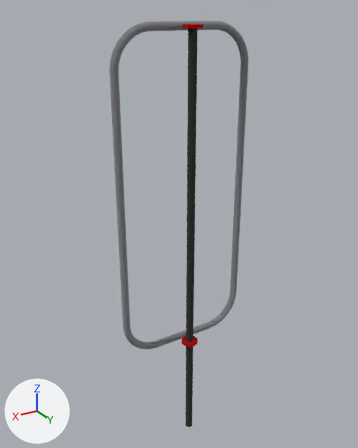
The glTF model cad/renders/spine-connector-positions.glb: old version first, new version second.
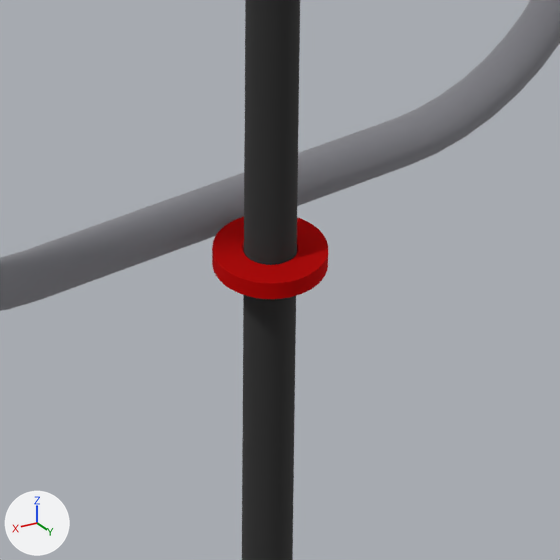
The first picture shows the older version from a 50 mm lens placed at (1032.0, 1624.0, 1934.0), pointed at (6.0, -87.0, 1079.0). The close-ups show the older and then the newer version on the part from 43% to 64% of the width and 68% to 85% of the height of that picture. Only the edits that show in the close-ups are written down. The axes (+X, +Y, +Z) are drawn at lower left. The lights are the same throughout. Where no turn or scale is listed for an object, it has been applied to the vertices.

The scene before the commit, as lines of its bpy script (objects in view):
```python
me_marker_bottom_connector = bpy.data.meshes.new('marker_bottom_connector')
me_marker_bottom_connector.from_pydata(...)  # 168 vertices, 336 faces; spans x -36.8..36.8, y -36.7..36.7, z 508.0..520.0
me_marker_bottom_connector.materials.append(mat_mat_2)  # red #d91919
me_spine_tube = bpy.data.meshes.new('spine_tube')
me_spine_tube.from_pydata(...)  # 168 vertices, 336 faces; spans x -17.0..17.0, y -17.0..17.0, z 0.0..1884.0
me_spine_tube.materials.append(mat_mat_0)  # dark grey #595959
me_track_loop = bpy.data.meshes.new('track_loop')
me_track_loop.from_pydata(...)  # 2060 vertices, 4120 faces; spans x -306.0..306.0, y -76.0..-44.0, z 498.0..1900.0
me_track_loop.materials.append(mat_mat_1)  # grey #b3b3b8
ob_marker_bottom_connector = bpy.data.objects.new('marker_bottom_connector', me_marker_bottom_connector)
ob_marker_bottom_connector.location = (0.0, 0.0, 0.0)
ob_spine_tube = bpy.data.objects.new('spine_tube', me_spine_tube)
ob_spine_tube.location = (0.0, 0.0, 0.0)
ob_track_loop = bpy.data.objects.new('track_loop', me_track_loop)
ob_track_loop.location = (0.0, 0.0, 0.0)
```
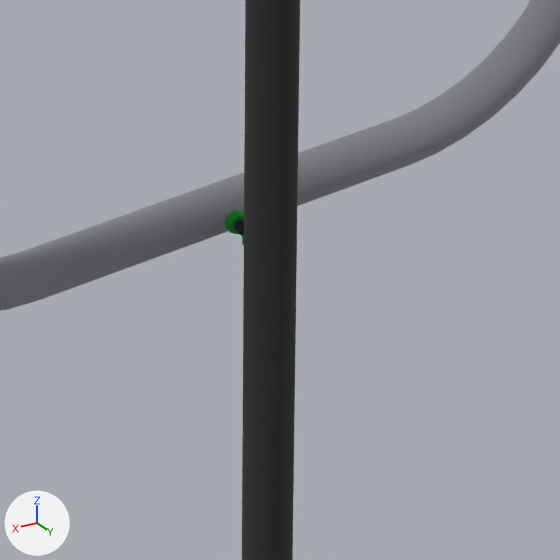
Changed parts and their boxes (x1, y1, x2, y2) in the close-ups (560 x 560 px):
'marker_bottom_connector', deleted (red): before (212, 217, 328, 299)
'lock_nut_connector_bottom', added: after (225, 210, 244, 234)
'm8_rod_connector_bottom', added (mostly hidden): after (234, 219, 244, 236)

Patch to the scene script:
```diff
--- a/cad/renders/spine-connector-positions.glb.py
+++ b/cad/renders/spine-connector-positions.glb.py
@@ mat_mat_4 @@
+mat_mat_4 = principled_material('mat_4')
+mat_mat_4.base_color = (0.0331, 0.448, 0.0732)  # green #33b34c
+mat_mat_4.metallic = 1.0
+mat_mat_4.roughness = 1.0
@@ mat_mat_3 @@
+mat_mat_3 = principled_material('mat_3')
+mat_mat_3.base_color = (0.0732, 0.0732, 0.0732)  # dark grey #4c4c4c
+mat_mat_3.metallic = 1.0
+mat_mat_3.roughness = 1.0
@@ me_lock_nut_connector_bottom @@
+me_lock_nut_connector_bottom.from_pydata(...)  # 96 vertices, 192 faces; spans x -6.5..6.5, y -44.0..-37.5, z 506.5..521.5
+me_lock_nut_connector_bottom.materials.append(mat_mat_4)  # green #33b34c
@@ me_m8_rod_connector_bottom @@
+me_m8_rod_connector_bottom.from_pydata(...)  # 84 vertices, 164 faces; spans x -4.0..4.0, y -54.6..6.0, z 510.0..518.0
+me_m8_rod_connector_bottom.materials.append(mat_mat_3)  # dark grey #4c4c4c
@@ ob_marker_bottom_connector @@
-ob_marker_bottom_connector = bpy.data.objects.new('marker_bottom_connector', me_marker_bottom_connector)
-ob_marker_bottom_connector.location = (0.0, 0.0, 0.0)
@@ ob_lock_nut_connector_bottom @@
+ob_lock_nut_connector_bottom = bpy.data.objects.new('lock_nut_connector_bottom', me_lock_nut_connector_bottom)
+ob_lock_nut_connector_bottom.location = (0.0, 0.0, 0.0)
@@ ob_m8_rod_connector_bottom @@
+ob_m8_rod_connector_bottom = bpy.data.objects.new('m8_rod_connector_bottom', me_m8_rod_connector_bottom)
+ob_m8_rod_connector_bottom.location = (0.0, 0.0, 0.0)
```
